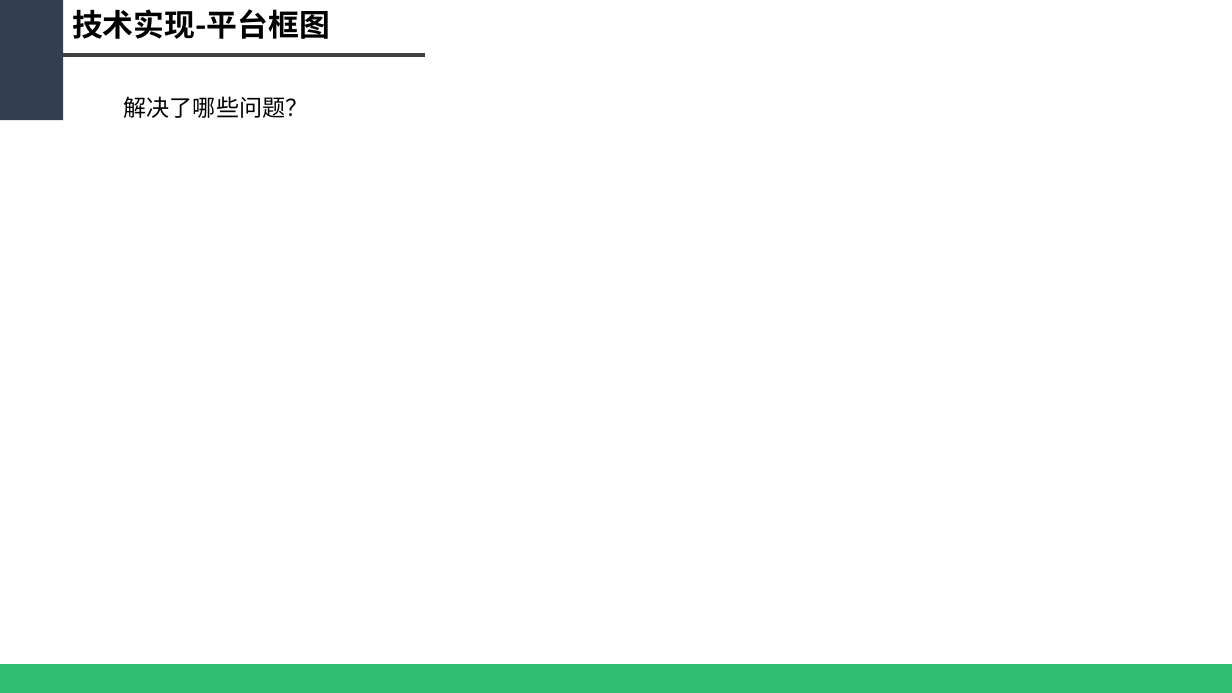
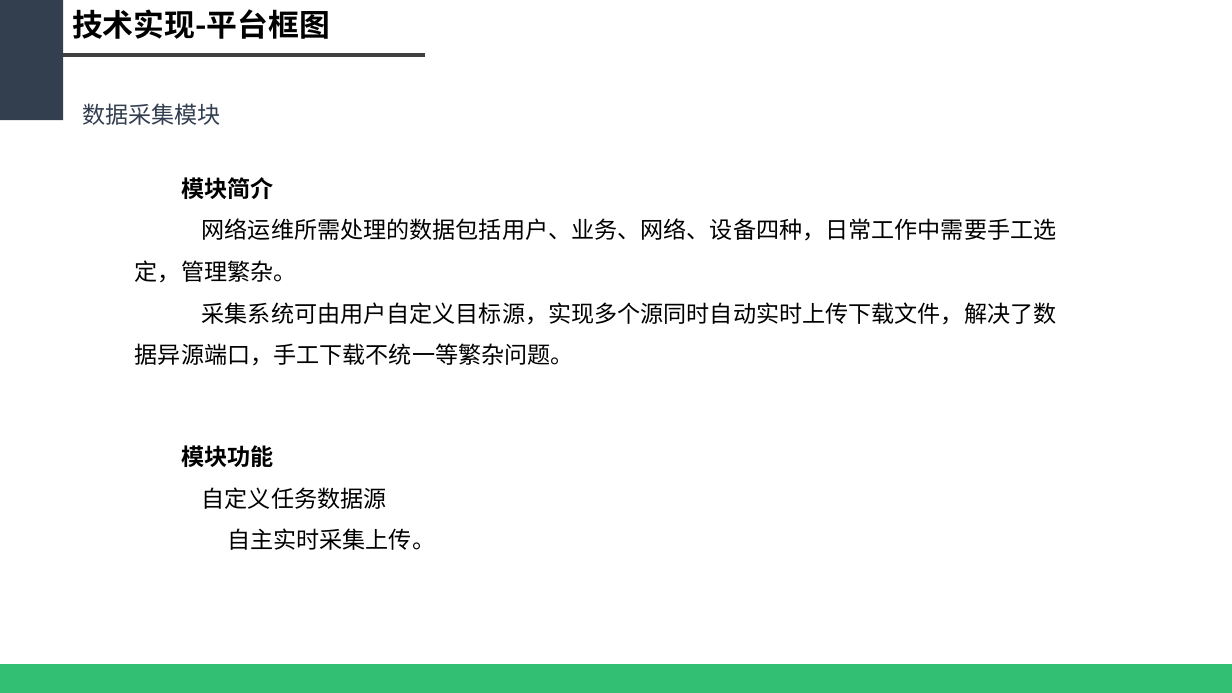
Before and after one commit to WeakX/Ref, a slide deck: slide 17 of 基于大数据的智慧网络运维平台_new[228].pptx (slide 13 before the commit). Drawn at 1232x693 pixels with LibreOffice and Linux fonts; fonts in the diff are those of the drawing. Boxes give left, top, right and bottom in pixels: in the first picture for what was removed or moved away, otherwise in the second. Text is boxed around its words. In the diff, an @@ line names an element or a change of style, - is before the commit and + after.

```diff
--- a/基于大数据的智慧网络运维平台_new[228].pptx
+++ b/基于大数据的智慧网络运维平台_new[228].pptx
@@ text added at (82, 103, 221, 125), 18 pt, text #333F50 @@
+数据采集模块
@@ text removed at (124, 96, 309, 118) @@
-解决了哪些问题？
@@ text added at (135, 177, 1057, 366), 18 pt, text #000000 @@
+模块简介
+网络运维所需处理的数据包括用户、业务、网络、设备四种，日常工作中需要手工选定，管理繁杂。
+采集系统可由用户自定义目标源，实现多个源同时自动实时上传下载文件，解决了数据异源端口，手工下载不统一等繁杂问题。
@@ text added at (181, 445, 435, 550), 18 pt, text #000000 @@
+模块功能
+自定义任务数据源
+自主实时采集上传。
```
Also in this commit, not shown: 3 other slides changed, 13 slides added, 1 other file.
